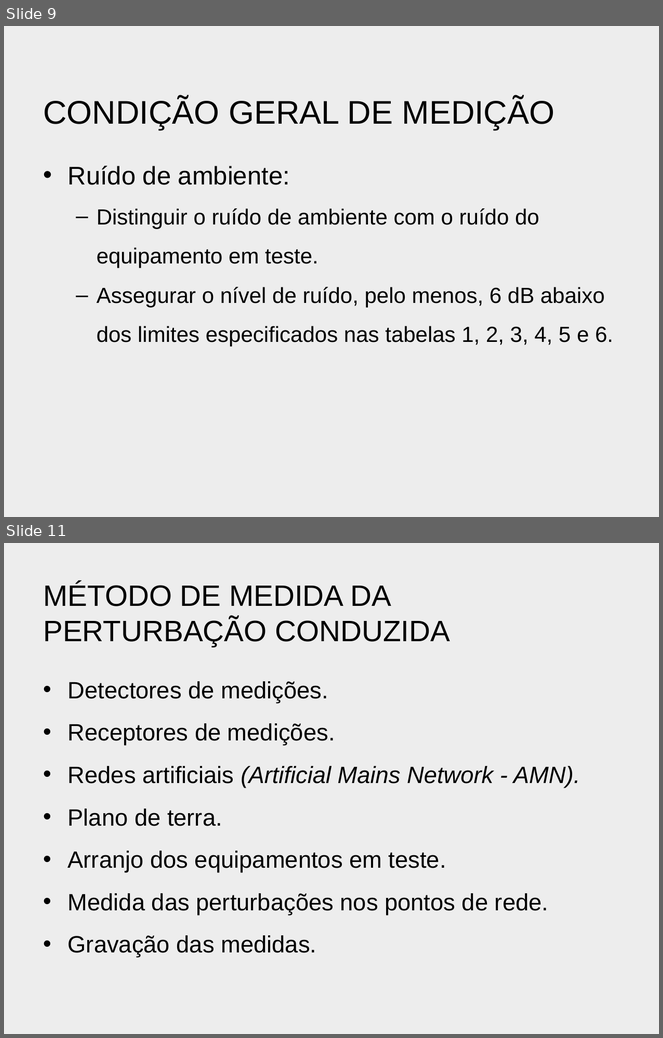
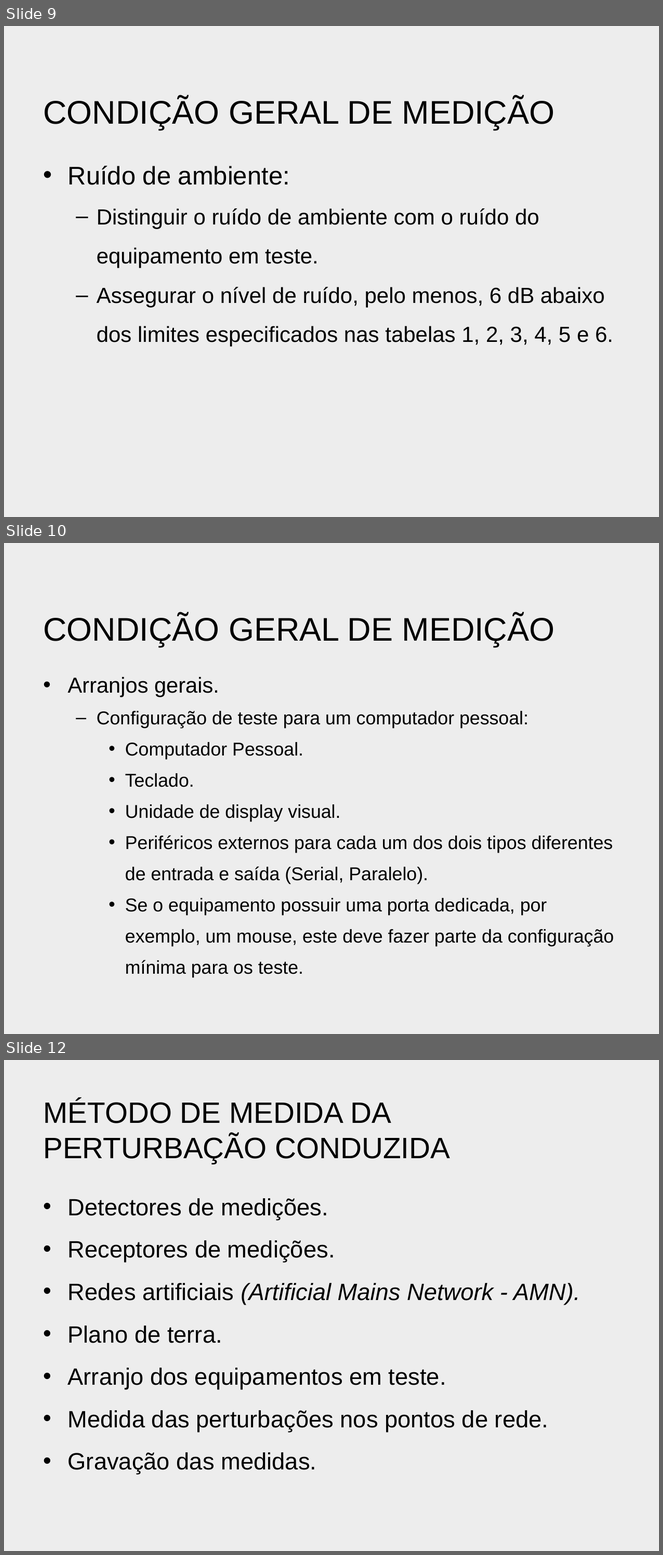
Before and after one commit to bengelbert/ifsc, a slide deck: cem_20308/docs/cispr22.pptx. Shown one above the other, each under a label of ours: slides 9 and 11 before the commit, slides 9, 10 and 12 after it; the slides between them are not shown. The pictures are 663x1038 and 663x1555 pixels, drawn with LibreOffice and Linux fonts; fonts in the diff are those of the drawing; background and template pictures are left out. Boxes give left, top, right and bottom in pixels: in the first picture for what was removed or moved away, otherwise in the second. Text is boxed around its words. In the diff, an @@ line names an element or a change of style, - is before the commit and + after.

```diff
--- a/cem_20308/docs/cispr22.pptx
+++ b/cem_20308/docs/cispr22.pptx
@@ slide 10 added at <box>4,543,659,1034</box>, background picture (left out) @@
@@ title added at <box>43,615,555,646</box>, 36 pt, text #000000 @@
+CONDIÇÃO GERAL DE MEDIÇÃO
@@ text added at <box>68,677,614,978</box>, 20.4 pt, text #000000 @@
+• Arranjos gerais.
+  – Configuração de teste para um computador pessoal:
+    • Computador Pessoal.
+    • Teclado.
+    • Unidade de display visual.
+    • Periféricos externos para cada um dos dois tipos diferentes de entrada e saída (Serial, Paralelo).
+    • Se o equipamento possuir uma porta dedicada, por exemplo, um mouse, este deve fazer parte da configuração mínima para os teste.
@@ what was slide 11 is now slide 12 @@
```
Also in this commit, not shown: 1 slide changed.
